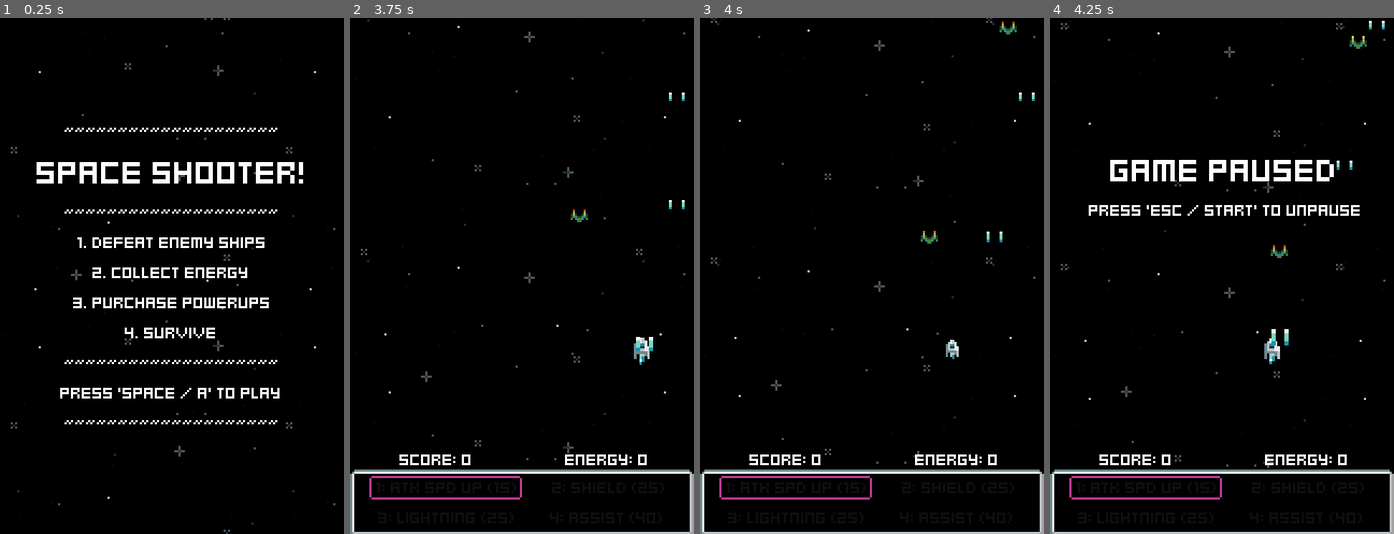
Above: before the commit, frames 1-4 (left to right).
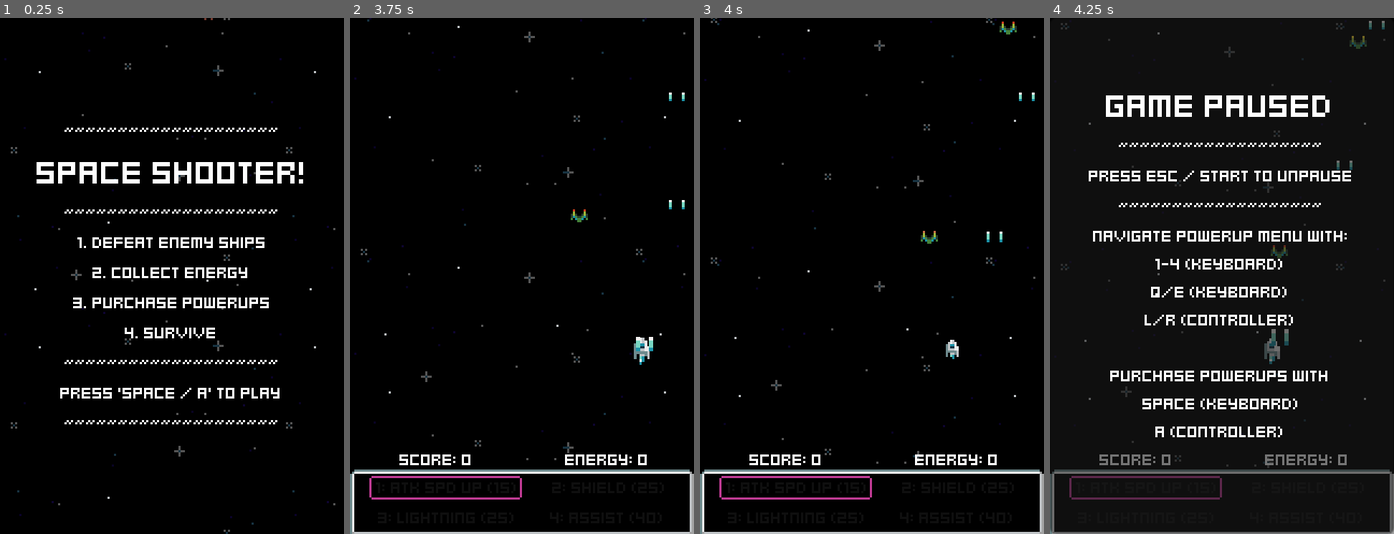
Above: after the commit, the same moments.

Repository: jacristi/godot-space-shooter
Game: Godot game, scene res://ui/menu.tscn
Two runs of this game, one before a commit and one after it. Both use one fixed random seed, a clock stepped at 60 frames per second and the inputs below.
Inputs:
- Up to frame 1 (0.25 s): no input
- Up to frame 2 (3.75 s): tap Space (fire) at 0.5, 0.6, 1.35, 2.1, 2.85, 3.6 s; hold D (move_right) 0.53-1.28 s; hold S (move_down) 1.28-2.03 s; hold D (move_right) 2.03-2.78 s; hold W (move_up) 2.78-3.53 s; hold A (move_left) from 3.53 s (still down)
- Up to frame 3 (4 s): keep holding A (move_left)
- Up to frame 4 (4.25 s): keep holding A (move_left); tap Escape (pause) at 4.15 s

Frames 1-3 are identical in both runs. In frame 4, 10% of the frame differs, in the area x 0-100%, y 0-100%.

Commit message:
feat: updated pause menu

Diff:
--- a/scenes/game.gd
+++ b/scenes/game.gd
@@ -1,8 +1,8 @@
 extends Node2D
 
 @onready var player_ship: Node2D = $PlayerShip
-@onready var score_label: Label = $ScoreLabel
-@onready var energy_label: Label = $EnergyLabel
+@onready var score_label: Label = %ScoreLabel
+@onready var energy_label: Label = %EnergyLabel
 
 @onready var enemy_generator: Node2D = $EnemyGenerator
 
--- a/scenes/game.tscn
+++ b/scenes/game.tscn
@@ -18,7 +18,10 @@
 
 [node name="EnemyGenerator" parent="." instance=ExtResource("3_o0xhe")]
 
+[node name="PowerupCanvas" parent="." instance=ExtResource("10_uim6s")]
+
 [node name="ScoreLabel" type="Label" parent="."]
+unique_name_in_owner = true
 offset_top = 194.0
 offset_right = 80.0
 offset_bottom = 217.0
@@ -28,6 +31,7 @@
 vertical_alignment = 1
 
 [node name="EnergyLabel" type="Label" parent="."]
+unique_name_in_owner = true
 offset_left = 80.0
 offset_top = 194.0
 offset_right = 160.0
@@ -37,10 +41,6 @@
 horizontal_alignment = 1
 vertical_alignment = 1
 
-[node name="PauseMenu" parent="." instance=ExtResource("7_of8lj")]
-offset_left = 81.0
-offset_top = 77.0
-offset_right = 81.0
-offset_bottom = 77.0
+[node name="CanvasLayer" type="CanvasLayer" parent="."]
 
-[node name="PowerupCanvas" parent="." instance=ExtResource("10_uim6s")]
+[node name="PauseMenu" parent="CanvasLayer" instance=ExtResource("7_of8lj")]
--- a/ui/pause_menu.tscn
+++ b/ui/pause_menu.tscn
@@ -39,9 +39,36 @@
 label_settings = ExtResource("1_xi8ax")
 horizontal_alignment = 1
 
+[node name="Spacer1" type="Label" parent="CenterContainer/VBoxContainer"]
+layout_mode = 2
+text = "~~~~~~~~~~~~~~~~~~~"
+label_settings = ExtResource("2_ktgnu")
+horizontal_alignment = 1
+
 [node name="Start Label" type="Label" parent="CenterContainer/VBoxContainer"]
 layout_mode = 2
-text = "PRESS 'ESC / Start' TO UNPAUSE
+text = "PRESS ESC / Start TO UNPAUSE
 "
 label_settings = ExtResource("2_ktgnu")
 horizontal_alignment = 1
+
+[node name="Spacer2" type="Label" parent="CenterContainer/VBoxContainer"]
+layout_mode = 2
+text = "~~~~~~~~~~~~~~~~~~~"
+label_settings = ExtResource("2_ktgnu")
+horizontal_alignment = 1
+
+[node name="Controls" type="Label" parent="CenterContainer/VBoxContainer"]
+layout_mode = 2
+text = "Navigate Powerup Menu with:
+1-4 (Keyboard)
+Q/E (Keyboard)
+L/R (Controller)
+
+Purchase Powerups with
+Space (Keyboard)
+A (controller)
+
+"
+label_settings = ExtResource("2_ktgnu")
+horizontal_alignment = 1
